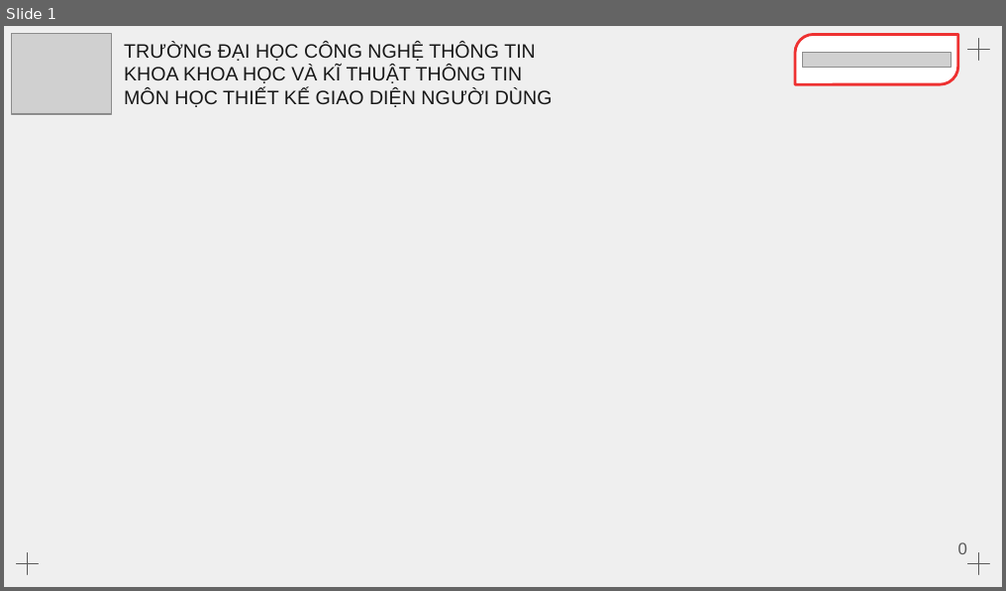
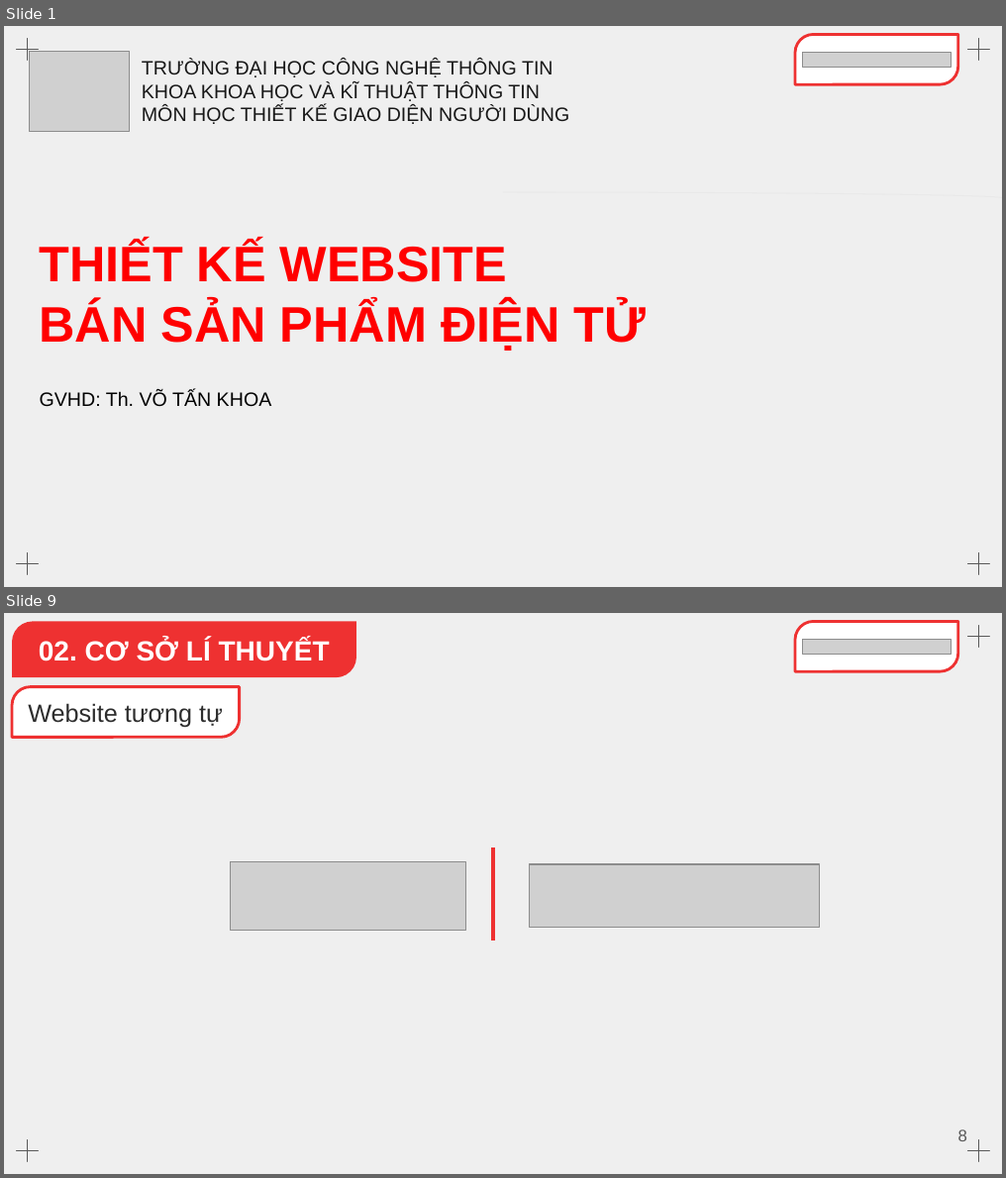
Before and after one commit to Dat22540003/e-commerce, a slide deck: report/report_group_3.pptx. Shown one above the other, each under a label of ours: slide 1 before the commit, slides 1 and 9 after it; the slides between them are not shown. The pictures are 1006x591 and 1006x1178 pixels, drawn with LibreOffice and Linux fonts; fonts in the diff are those of the drawing; grey boxes stand for pictures. Boxes give left, top, right and bottom in pixels: in the first picture for what was removed or moved away, otherwise in the second. Text is boxed around its words. In the diff, an @@ line names an element or a change of style, - is before the commit and + after.

```diff
--- a/report/report_group_3.pptx
+++ b/report/report_group_3.pptx
@@ slide 9 added at [4,613,1002,1174], background #EFEFEF; not listed: 4 template elements that a slide beside it also shows @@
@@ round diag rect added at [12,621,356,677], fill #EE3131, 20 pt, text #FFFFFF, bold @@
+    02. CƠ SỞ LÍ THUYẾT
@@ round diag rect added at [795,621,959,670], fill #FFFFFF, outline #EE3131 2 pt @@
@@ picture added at [802,639,951,654] @@
@@ round diag rect added at [12,687,240,737], fill #FFFFFF, outline #EE3131 2 pt, 18 pt, text #2C2C2C @@
+    Website tương tự
@@ line added from (493, 849) to (493, 941), #EE3131 3 pt @@
@@ picture added at [231,862,466,931] @@
@@ picture added at [529,864,820,928] @@
@@ page number added at [958,1130,967,1142], 12 pt, text #595959 @@
+8
@@ slide 1 changed as well @@
@@ picture: place and size @@
-picture at [12,34,112,115]
+picture at [29,51,129,132]
@@ text "TRƯỜNG ĐẠI HỌC CÔNG NGHỆ ...": place and size @@
-text "TRƯỜNG ĐẠI HỌC CÔNG NGHỆ ..." at [124,42,552,107]
+text "TRƯỜNG ĐẠI HỌC CÔNG NGHỆ ..." at [142,60,570,124]
@@ text added at [40,242,647,351], 36 pt, text #FF0000, bold @@
+THIẾT KẾ WEBSITE
+BÁN SẢN PHẨM ĐIỆN TỬ
@@ text added at [40,391,272,407], 14 pt, text #000000 @@
+GVHD: Th. VÕ TẤN KHOA
@@ page number removed at [958,543,967,555] @@
-0
```
Also in this commit, not shown: 19 other slides added, 2 slides removed, 7 other files.
